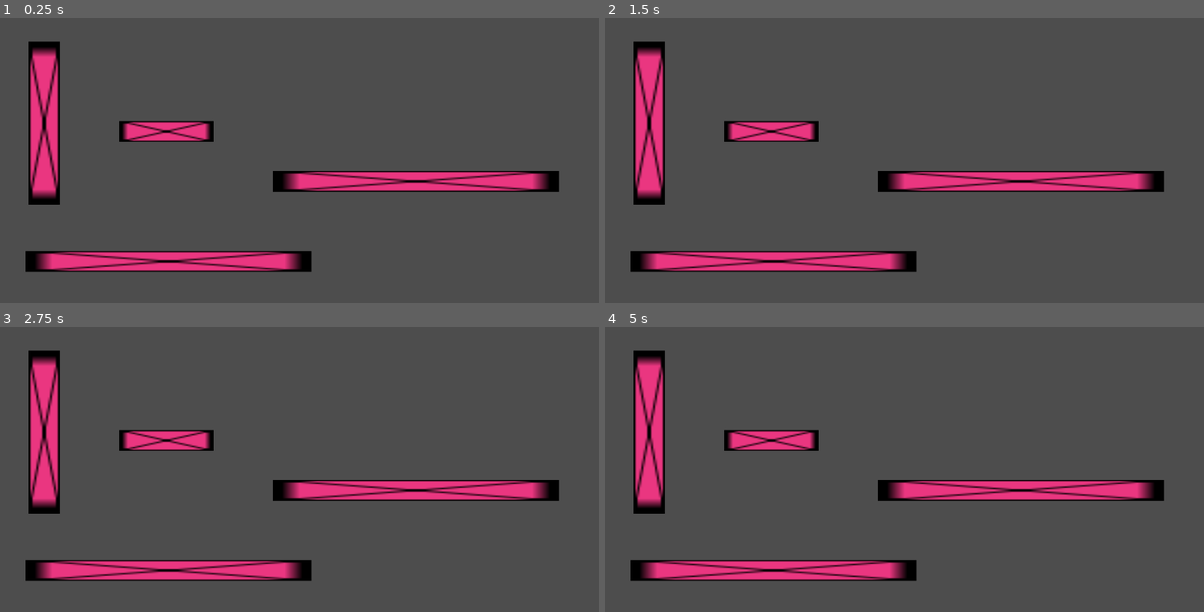
Above: before the commit, frames 1-4 (two rows, left to right).
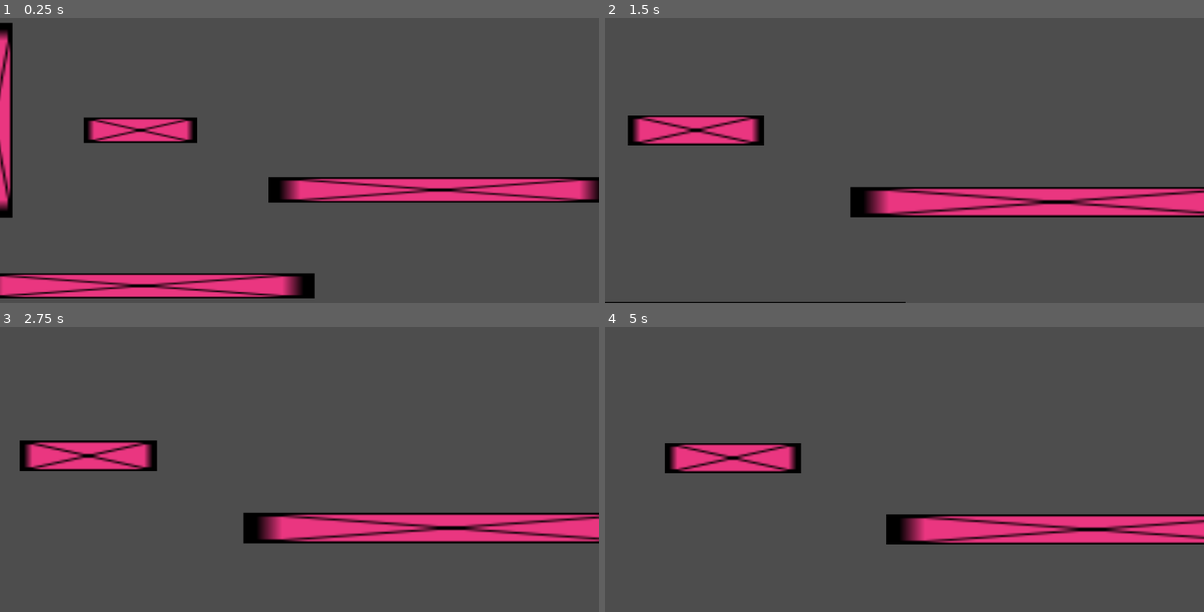
Above: after the commit, the same moments.

Repository: afourneaux/DragontoothBrawler
Game: Godot game, scene res://Prefabs/GameRoot.tscn
Two runs of this game, one before a commit and one after it. Both use one fixed random seed, a clock stepped at 60 frames per second and the inputs below. This scene is started directly instead of the project's main scene.
Inputs (mouse positions are in pixels of both pictures, inside the frame that each line leads up to):
- Up to frame 1 (0.25 s): no input
- Up to frame 2 (1.5 s): move the mouse to (1036, 117) at 0.52 s; click (1036, 117) at 0.67 s; drag from (784, 151) to (874, 203) at 1.27 s
- Up to frame 3 (2.75 s): move the mouse to (359, 369) at 2.02 s; click (359, 369) at 2.17 s
- Up to frame 4 (5 s): drag from (874, 512) to (724, 392) at 2.77 s; move the mouse to (1084, 495) at 3.52 s; click (1084, 495) at 3.67 s; drag from (724, 392) to (814, 358) at 4.27 s

The runs differ from the first frame. In frame 1, 19% of the frame differs, in the area x 0-100%, y 1-99%; in frame 2, 18%; in frame 3, 19%; in frame 4, 19%.

Commit message:
Camera focus

Diff:
--- a/Prefabs/GameRoot.tscn
+++ b/Prefabs/GameRoot.tscn
@@ -78,7 +78,7 @@
 	if not multiplayer.is_server():
 		push_error(\"check_player_out_of_bounds called from client\")
 	for player in $Players.get_children():
-		if player.position.y > $Level/DeathHeight.position.y:
+		if player.position.y > $Level/LevelBounds.position.y:
 			player.die()
 
 func enqueue_player_spawn(player_id, on_delay=true):
@@ -92,6 +92,71 @@
 [sub_resource type="RectangleShape2D" id="RectangleShape2D_2gbds"]
 size = Vector2(16, 16)
 
+[sub_resource type="GDScript" id="GDScript_d1d7t"]
+resource_name = "Camera"
+script/source = "extends Camera2D
+
+const LEVEL_VIEW_BUFFER = 200
+const SPEED = 2
+const VIEW_DISTANCE = 3  # Lower is farther
+const BASE_ZOOM_LEVEL = 1.5
+var to_position: Vector2
+var to_zoom: Vector2
+const RESTING_ZOOM = Vector2(1, 1)
+var level_size: Vector2
+var resting_position: Vector2
+var my_player: CharacterBody2D
+var players_node: Node
+
+
+# Called when the node enters the scene tree for the first time.
+func _ready():
+	level_size = $\"../Level/LevelBounds\".position
+	resting_position = level_size / 2
+	players_node = get_parent().get_node(\"Players\")
+	to_position = resting_position
+	position = resting_position
+	to_zoom = RESTING_ZOOM
+	zoom = RESTING_ZOOM
+	limit_top = -LEVEL_VIEW_BUFFER
+	limit_left = -LEVEL_VIEW_BUFFER
+	limit_right = level_size.x + LEVEL_VIEW_BUFFER
+	limit_bottom = level_size.y + LEVEL_VIEW_BUFFER
+
+
+
+# Called every frame. 'delta' is the elapsed time since the previous frame.
+func _process(delta):
+	set_to_position()
+	position.x = lerpf(position.x, to_position.x, delta * SPEED)
+	position.y = lerpf(position.y, to_position.y, delta * SPEED)
+	zoom.x = lerpf(zoom.x, to_zoom.x, delta * SPEED)
+	zoom.y = lerpf(zoom.y, to_zoom.y, delta * SPEED)
+
+func set_to_position():
+	# GET DATA
+	var player_id = multiplayer.get_unique_id()
+	my_player = players_node.get_node_or_null(str(player_id))
+	var mouse_position = get_global_mouse_position()
+	var subject_position: Vector2
+
+	# POSITION
+	if my_player == null:
+		subject_position = resting_position
+	else:
+		subject_position = my_player.position
+	var subject_to_mouse = subject_position - mouse_position
+	to_position = subject_position - (subject_to_mouse / VIEW_DISTANCE)
+
+	# ZOOM
+	var screen_size = get_viewport_rect().size
+	var base_zoom = screen_size / level_size
+	var zoom_factor_x = abs(subject_to_mouse.x) / resting_position.x
+	var zoom_factor_y = abs(subject_to_mouse.y) / resting_position.y
+	var zoom_factor = BASE_ZOOM_LEVEL - clamp((zoom_factor_x + zoom_factor_y) / 10, 0, 0.2)
+	to_zoom = base_zoom * Vector2(zoom_factor, zoom_factor)
+"
+
 [node name="GameRoot" type="Node"]
 script = SubResource("GDScript_yc5rg")
 
@@ -171,8 +236,8 @@
 
 [node name="HitBoxes" type="Node2D" parent="Level"]
 
-[node name="DeathHeight" type="Node2D" parent="Level"]
-position = Vector2(0, 650)
+[node name="LevelBounds" type="Node2D" parent="Level"]
+position = Vector2(1150, 650)
 
 [node name="Effects" type="Node2D" parent="."]
 
@@ -189,3 +254,8 @@
 [node name="MultiplayerSpawner" type="MultiplayerSpawner" parent="."]
 _spawnable_scenes = PackedStringArray("res://Prefabs/Player.tscn")
 spawn_path = NodePath("../Players")
+
+[node name="Camera" type="Camera2D" parent="."]
+limit_left = 0
+limit_top = 0
+script = SubResource("GDScript_d1d7t")
--- a/project.godot
+++ b/project.godot
@@ -10,9 +10,11 @@
 
 [application]
 
-config/name="Brawler"
+config/name="DragontoothBrawler"
 run/main_scene="res://Prefabs/Menus/MenuRoot.tscn"
 config/features=PackedStringArray("4.2", "GL Compatibility")
+boot_splash/bg_color=Color(0.141176, 0.141176, 0.141176, 1)
+boot_splash/image="res://Assets/Sprites/Spiral_Staircase_logo.png"
 config/icon="res://icon.svg"
 
 [autoload]
Not shown: 1 places in Prefabs/GameRoot.tscn that only renumber resources
